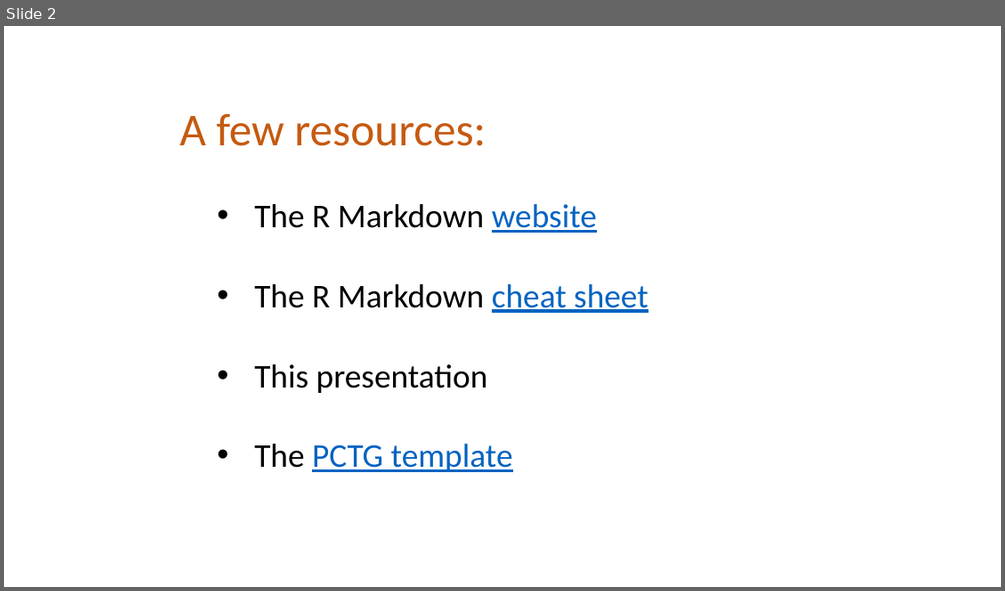
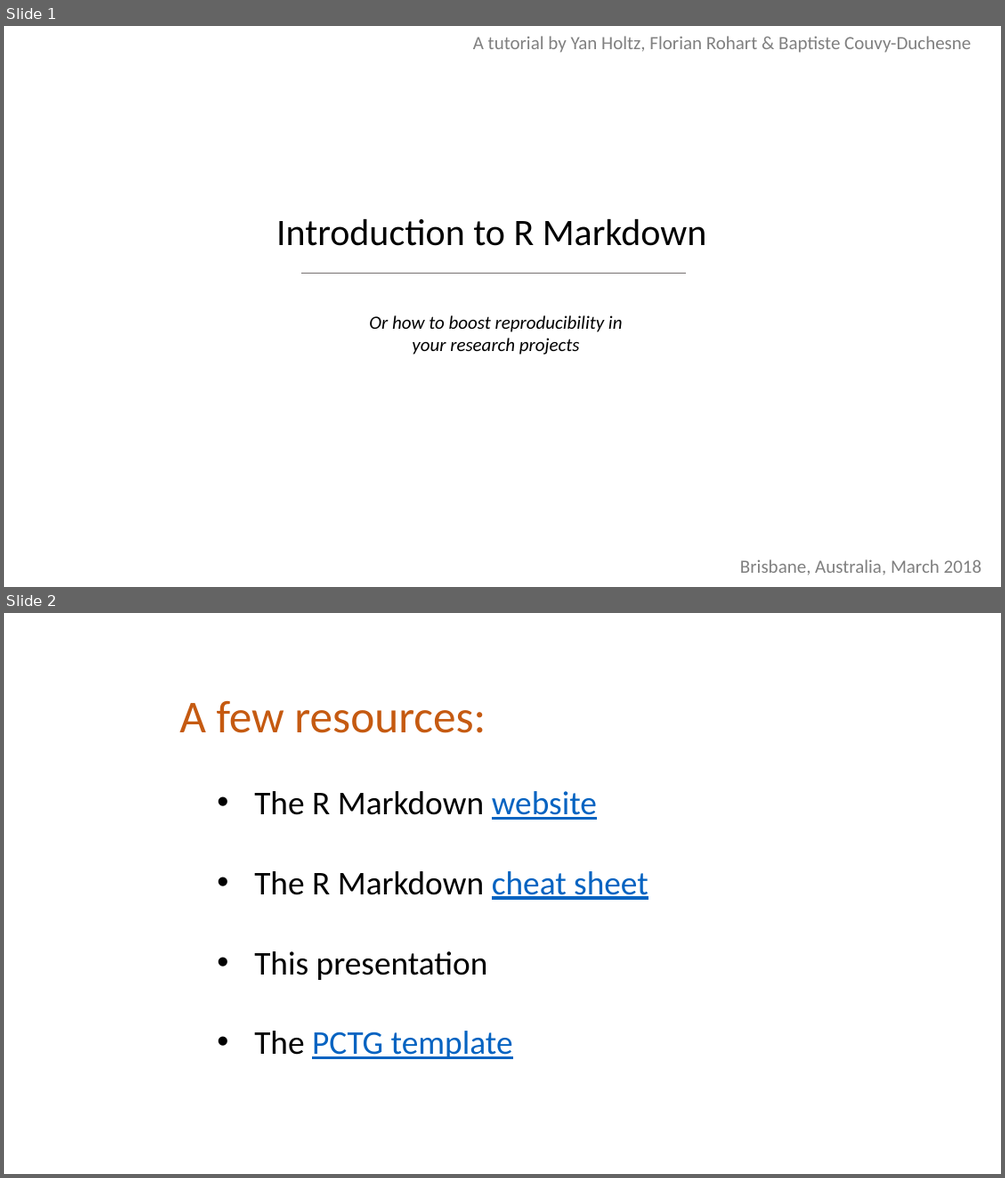
Before and after one commit to holtzy/Talk, a slide deck: 2018/Introduction_to_Rmarkdown.pptx. Shown one above the other, each under a label of ours: slide 2 before the commit, slides 1 and 2 after it. The pictures are 1005x591 and 1005x1178 pixels, drawn with LibreOffice and Linux fonts; fonts in the diff are those of the drawing; background and template pictures are left out. Boxes give left, top, right and bottom in pixels: in the first picture for what was removed or moved away, otherwise in the second. Text is boxed around its words. In the diff, an @@ line names an element or a change of style, - is before the commit and + after.

Commit message:
Prepare next R Markdown tutorial

```diff
--- a/2018/Introduction_to_Rmarkdown.pptx
+++ b/2018/Introduction_to_Rmarkdown.pptx
@@ slide 1 added at (4, 26, 1001, 587), background picture (left out) @@
@@ text added at (473, 36, 971, 53), 18 pt, text #808080 @@
+A tutorial by Yan Holtz, Florian Rohart & Baptiste Couvy-Duchesne
@@ text added at (276, 219, 707, 246), 36 pt, text #000000 @@
+Introduction to R Markdown
@@ line added from (301, 273) to (686, 273), #767171 0.5 pt @@
@@ text added at (369, 315, 623, 354), 18 pt, text #000000, italic @@
+Or how to boost reproducibility in your research projects
@@ text added at (740, 559, 982, 575), 18 pt, text #808080 @@
+Brisbane, Australia, March 2018
```
Also in this commit, not shown: 6 slides changed, 5 other slides added, 2 slides removed, 1 other file.
